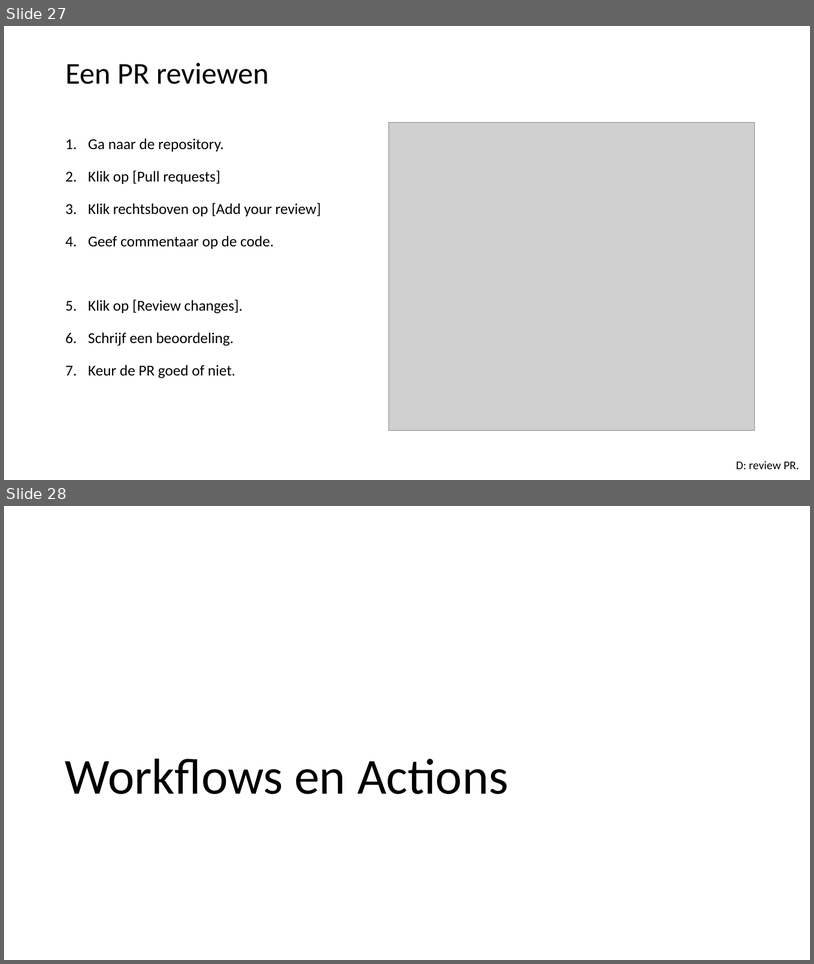
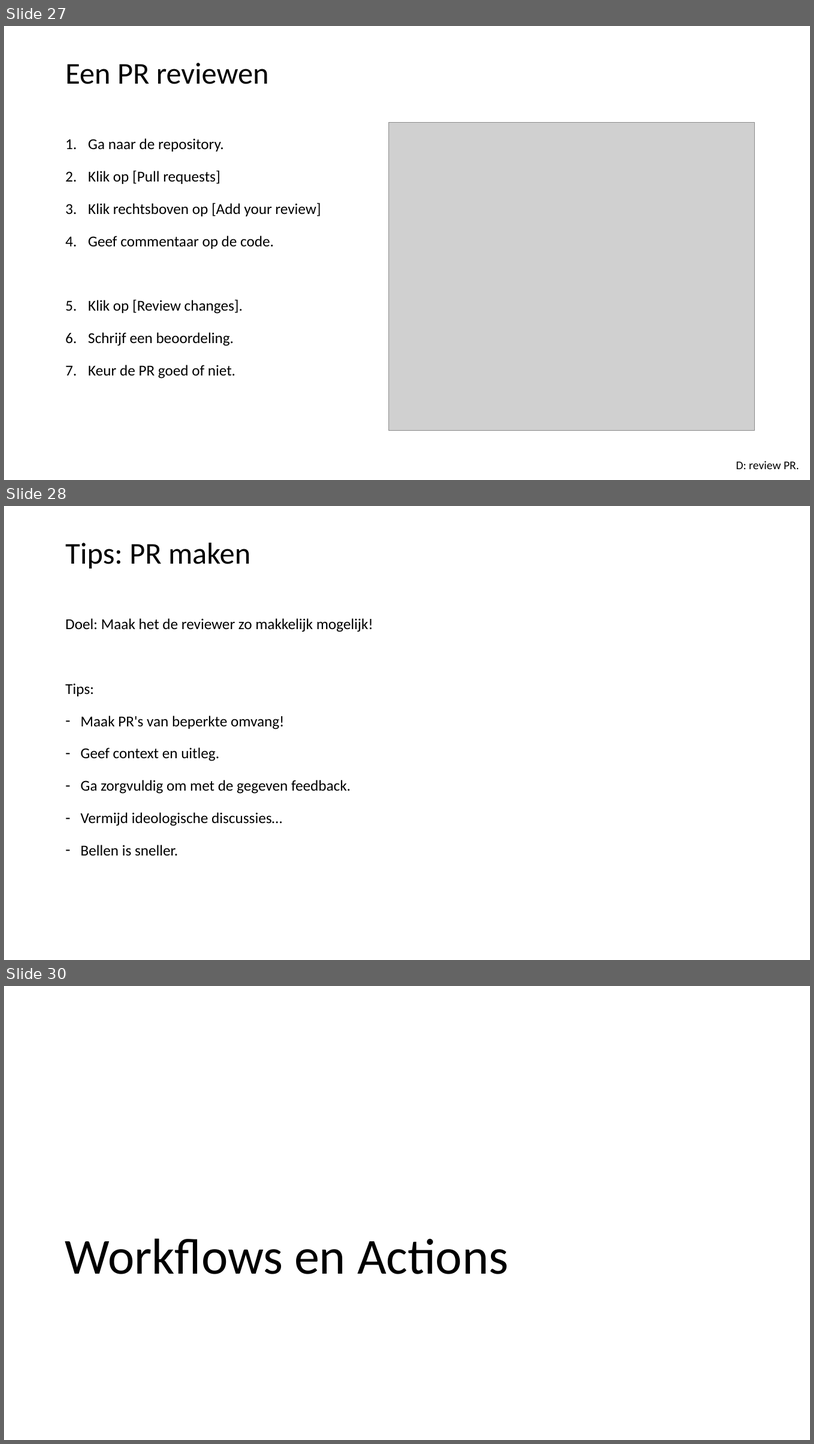
Before and after one commit to LFKoning/knowledge-sharing, a slide deck: git_course/2_collaboration/git_collaboration.pptx. Shown one above the other, each under a label of ours: slides 27 and 28 before the commit, slides 27, 28 and 30 after it; the slides between them are not shown. The pictures are 814x964 and 814x1444 pixels, drawn with LibreOffice and Linux fonts; fonts in the diff are those of the drawing; grey boxes stand for pictures. Boxes give left, top, right and bottom in pixels: in the first picture for what was removed or moved away, otherwise in the second. Text is boxed around its words. In the diff, an @@ line names an element or a change of style, - is before the commit and + after.

```diff
--- a/git_course/2_collaboration/git_collaboration.pptx
+++ b/git_course/2_collaboration/git_collaboration.pptx
@@ slide 28 added at box(4, 506, 810, 960), background #FFFFFF @@
@@ title added at box(65, 543, 251, 568), 36 pt, text #000000 @@
+Tips: PR maken
@@ text added at box(65, 618, 374, 856), 18 pt, text #000000 @@
+Doel: Maak het de reviewer zo makkelijk mogelijk!
+Tips:
+– Maak PR's van beperkte omvang!
+– Geef context en uitleg.
+– Ga zorgvuldig om met de gegeven feedback.
+– Vermijd ideologische discussies…
+– Bellen is sneller.
@@ what was slide 28 is now slide 30 @@
```
Also in this commit, not shown: 4 slides changed, 1 other slide added, 1 slide removed.
